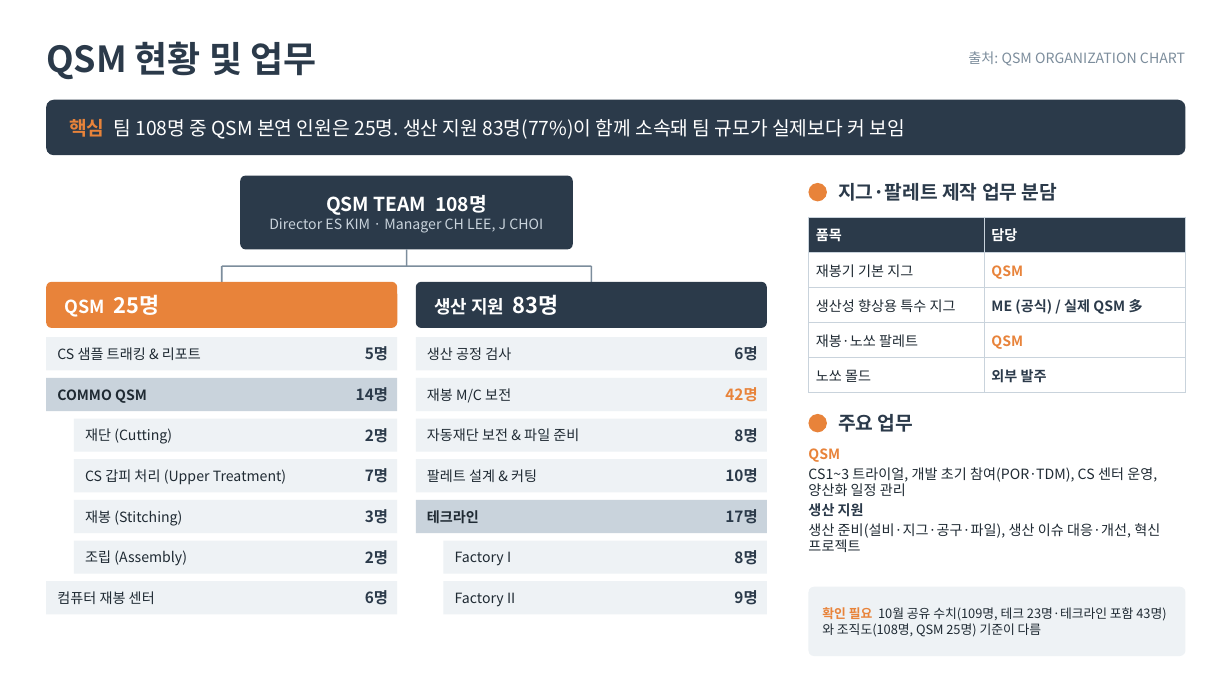
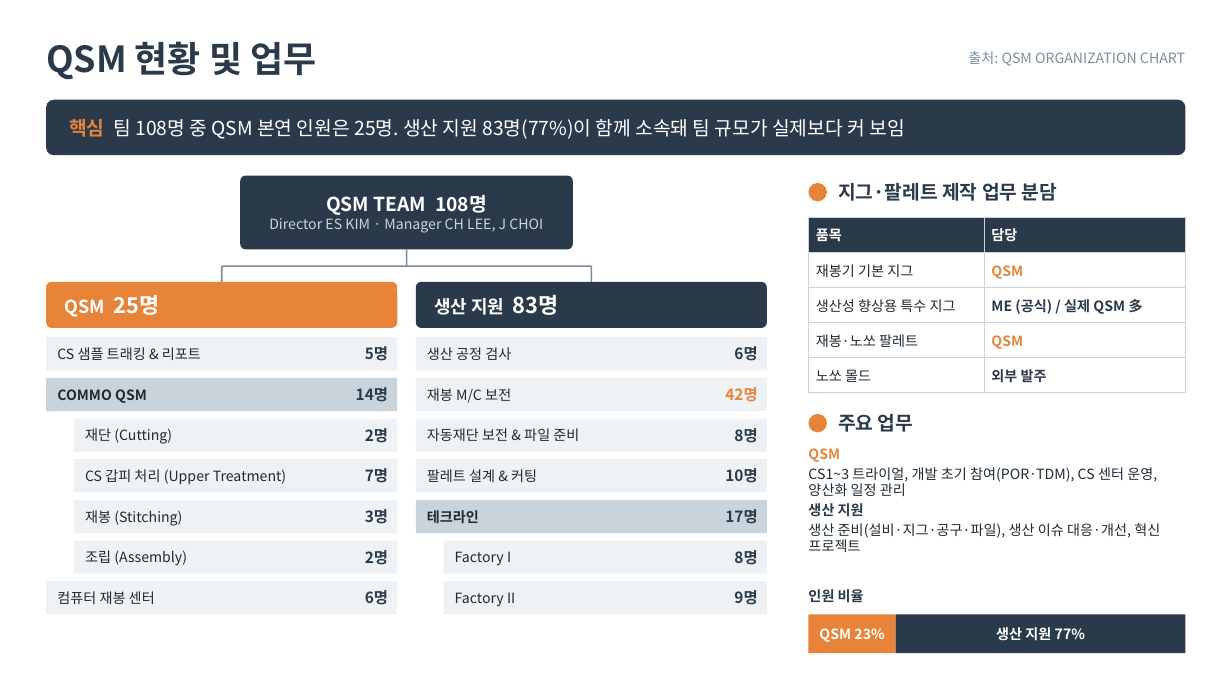
Before and after one commit to kwonsungbong-ship-it/factory-talk, a slide deck: slide 1 of output/QSM_현황_및_업무_1page_v2.pptx. Drawn at 1232x693 pixels with LibreOffice and Linux fonts; fonts in the diff are those of the drawing. Boxes give left, top, right and bottom in pixels: in the first picture for what was removed or moved away, otherwise in the second. Text is boxed around its words. In the diff, an @@ line names an element or a change of style, - is before the commit and + after.

```diff
--- a/output/QSM_현황_및_업무_1page_v2.pptx
+++ b/output/QSM_현황_및_업무_1page_v2.pptx
@@ text added at <box>808,589,864,603</box>, 11 pt, text #2B3A4A, bold @@
+인원 비율
@@ rounded rectangle removed at <box>809,587,1186,656</box> @@
@@ rectangle added at <box>809,615,896,653</box>, fill #E8833A @@
@@ text added at <box>819,628,884,642</box>, 11 pt, text #FFFFFF, bold @@
+QSM 23%
@@ text removed at <box>822,607,1166,637</box> @@
-확인 필요 10월 공유 수치(109명, 테크 23명·테크라인 포함 43명)와 조직도(108명, QSM 25명) 기준이 다름
@@ rectangle added at <box>896,615,1186,653</box>, fill #2B3A4A @@
@@ text added at <box>996,627,1085,641</box>, 11 pt, text #FFFFFF, bold @@
+생산 지원 77%
```
